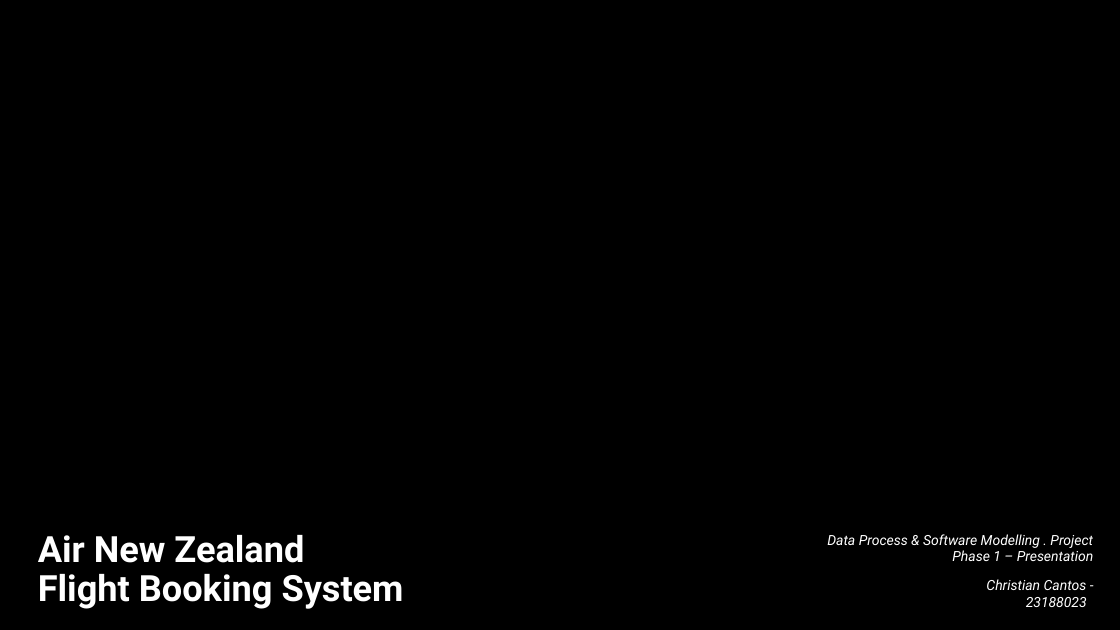
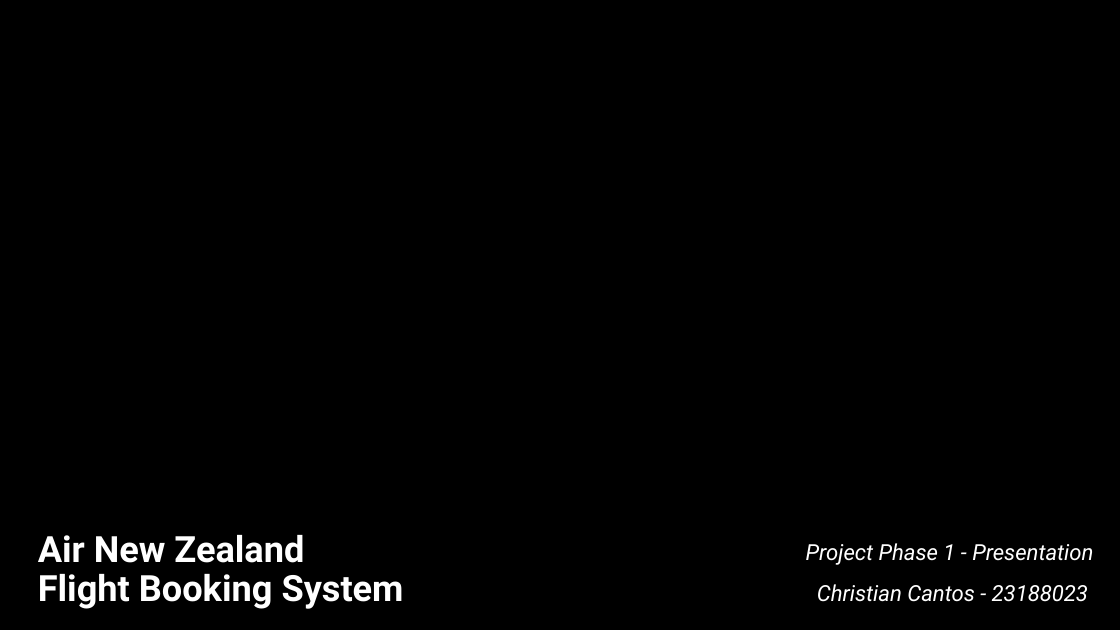
Before and after one commit to Ianieee36/ENSE706_Project, a slide deck: slide 1 of FBS_Presentation.pptx. Drawn at 1120x630 pixels with LibreOffice and Linux fonts; fonts in the diff are those of the drawing; background and template pictures are left out. Boxes give left, top, right and bottom in pixels: in the first picture for what was removed or moved away, otherwise in the second. Text is boxed around its words. In the diff, an @@ line names an element or a change of style, - is before the commit and + after.

```diff
--- a/FBS_Presentation.pptx
+++ b/FBS_Presentation.pptx
@@ subtitle at [806,543,1093,565]: text changed; size 12 to 19 pt @@
-Data Process & Software Modelling . Project Phase 1 – Presentation
+Project Phase 1 - Presentation
@@ subtitle at [817,584,1088,602]: size 12 to 19 pt in "Christian Cantos - 23188023"; line spacing 1 to 1.1 @@
```
Also in this commit, not shown: 3 other slides changed, 3 slides added, 5 slides removed, 1 other file.
